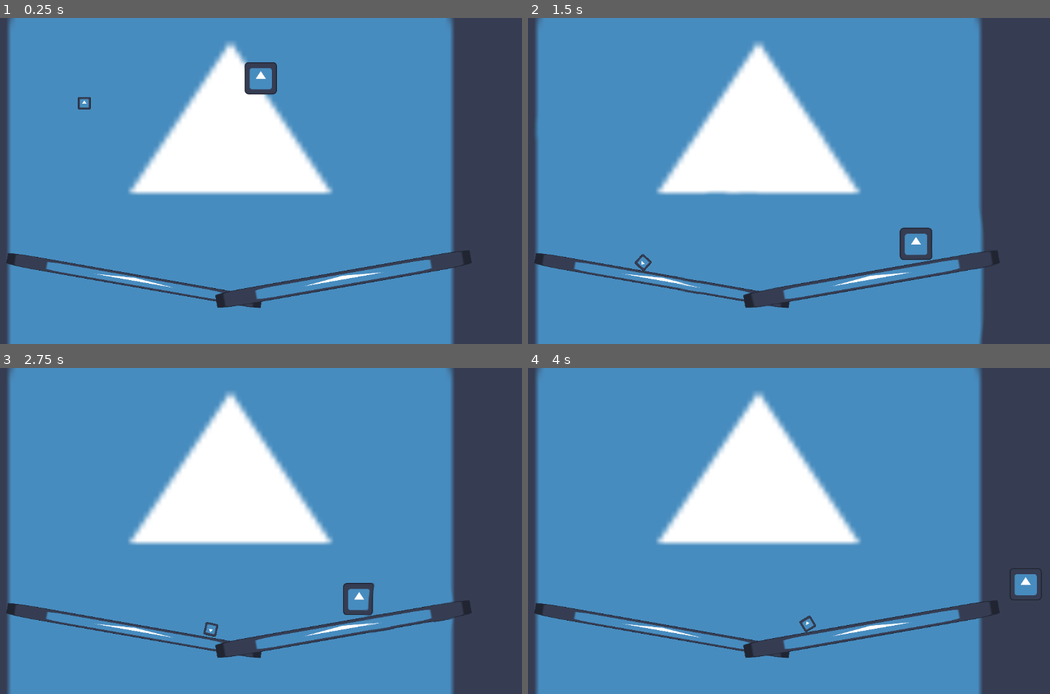
Above: before the commit, frames 1-4 (two rows, left to right).
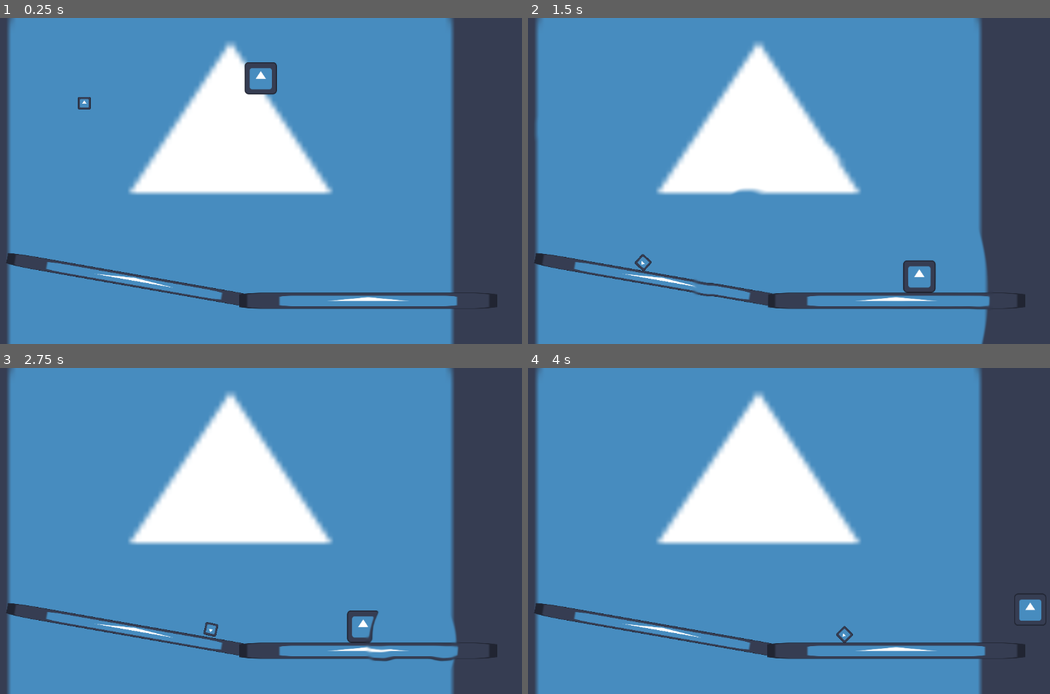
Above: after the commit, the same moments.

Repository: BeMain/metroidvania
Game: Godot game, scene res://world.tscn
Same seed, same stepped clock (60 frames per second), same inputs: the game is played once before the commit and once after it. The engine's default icon, where the game draws it, is replaced by a stand-in: a white triangle on a blue panel in a dark square.
Inputs:
- Up to frame 1 (0.25 s): no input
- Up to frame 2 (1.5 s): tap Enter (ui_accept) at 0.5 s; hold Ctrl (run) 0.53-1.28 s; hold Right (right) from 0.53 s (still down); tap Up (jump) at 0.77 s; tap Shift (sneak) at 1.35 s
- Up to frame 3 (2.75 s): tap Up (jump) at 1.52 s; release Right (right) at 2.03 s; hold Left (left) from 2.03 s (still down); hold Ctrl (run) from 2.03 s (still down)
- Up to frame 4 (4 s): release Left (left) at 2.78 s; release Ctrl (run) at 2.78 s; hold Right (right) from 2.78 s (still down); tap Shift (sneak) at 2.85 s; tap Up (jump) at 3.02, 3.77 s; hold Ctrl (run) from 3.53 s (still down)

The runs differ from the first frame. In frame 1, 2.3% of the frame differs, in the area x 41-96%, y 71-90%; in frame 2, 3.4%, in the area x 29-96%, y 39-100%; in frame 3, 2.8%; in frame 4, 3.0%.

Commit message:
Generate sound ripples when walking

Diff:
--- a/player.gd
+++ b/player.gd
@@ -10,7 +10,9 @@
 
 @export_category("Ripples")
 ## The change in velocity during the collision is multiplied by this to determine the force of the sound ripple generated.
-@export_range(0, 1e-4, 1e-6) var velocity_to_force_ratio: float = 1e-5
+@export_range(0, 1e-4, 1e-6) var collision_velocity_to_force_ratio: float = 1e-5
+
+@export_range(0, 1e-5, 1e-7) var walking_velocity_to_force_ratio: float = 5e-7
 
 ## The minimum force required for a collision to generate a sound ripple
 @export_range(0, 1e-3, 1e-5) var generate_ripple_threshold: float = 1e-4
@@ -59,9 +61,15 @@
 
 ## Generate sound ripples on collisions
 func generate_ripples_on_collision(velocity_before_move: Vector2):
+	if ripple_timer.time_left != 0:
+		return
+
 	for i in get_slide_collision_count():
 		var collision = get_slide_collision(i)
-		var force = abs((velocity_before_move - velocity).length()) * velocity_to_force_ratio
-		if force > generate_ripple_threshold and ripple_timer.time_left == 0:
+
+		var impact_force = abs((velocity_before_move - velocity).length()) * collision_velocity_to_force_ratio
+		var movement_force = velocity.length() * walking_velocity_to_force_ratio
+		var force = max(impact_force, movement_force)
+		if force > generate_ripple_threshold:
 			SoundRipples.add_ripple(collision.get_position(), 1.0, 512.0, force)
 			ripple_timer.start()
--- a/player.tscn
+++ b/player.tscn
@@ -19,6 +19,6 @@
 shape = SubResource("RectangleShape2D_vlxh7")
 
 [node name="RippleTimer" type="Timer" parent="."]
-wait_time = 0.1
+wait_time = 0.2
 one_shot = true
 autostart = true
--- a/world.tscn
+++ b/world.tscn
@@ -32,8 +32,7 @@
 metadata/_edit_lock_ = true
 
 [node name="StaticBody2D2" type="StaticBody2D" parent="."]
-position = Vector2(798, 519)
-rotation = -0.174533
+position = Vector2(847, 562)
 scale = Vector2(8, 0.5)
 
 [node name="Icon" type="Sprite2D" parent="StaticBody2D2"]
